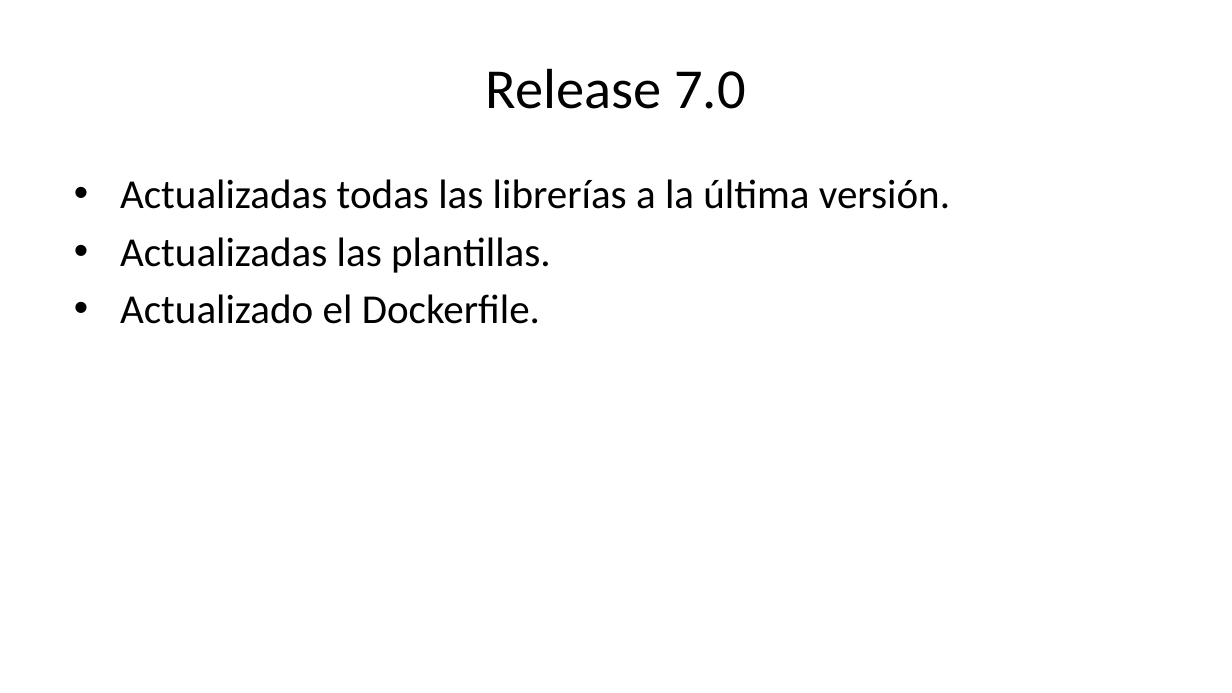
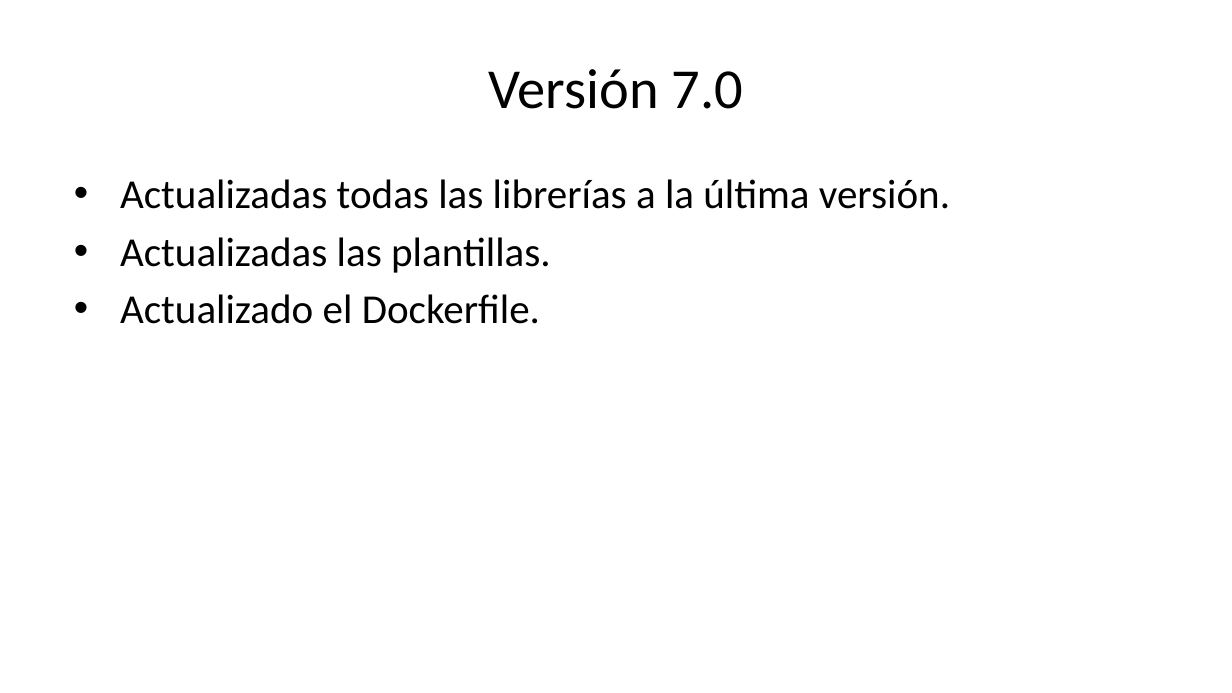
Before and after one commit to asanzdiego/markdownslides, a slide deck: slide 46 of doc/export/leeme-slides-plus.pptx. Drawn at 1232x693 pixels with LibreOffice and Linux fonts; fonts in the diff are those of the drawing. Boxes give left, top, right and bottom in pixels: in the first picture for what was removed or moved away, otherwise in the second. Text is boxed around its words. In the diff, an @@ line names an element or a change of style, - is before the commit and + after.

```diff
--- a/doc/export/leeme-slides-plus.pptx
+++ b/doc/export/leeme-slides-plus.pptx
@@ title at <box>489,69,743,109</box>: text changed @@
-Release 7.0
+Versión 7.0
```
Also in this commit, not shown: 24 other files.
